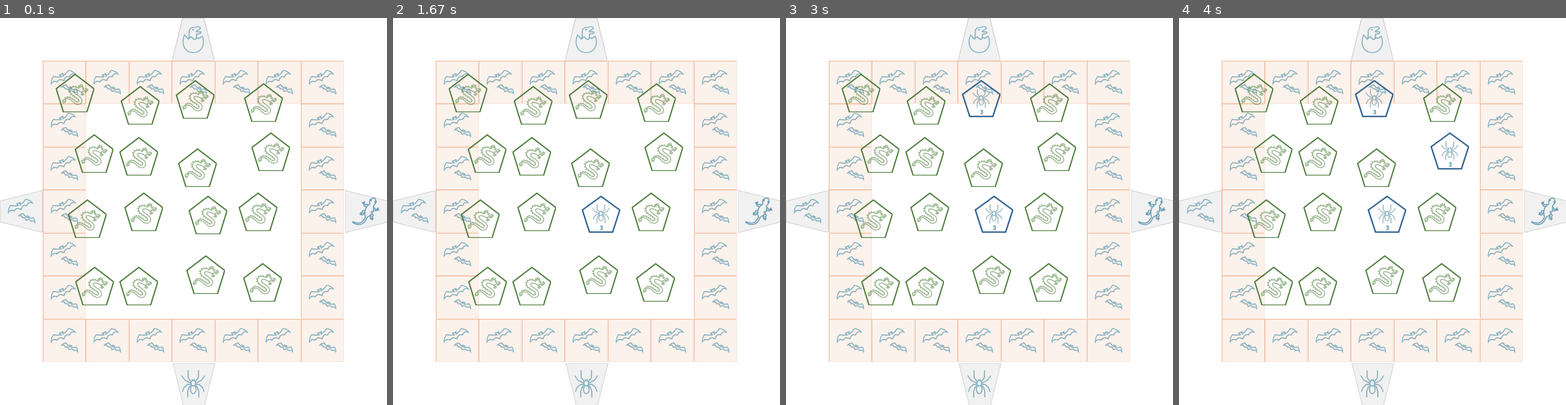
Above: before the commit, frames 1-4 (left to right).
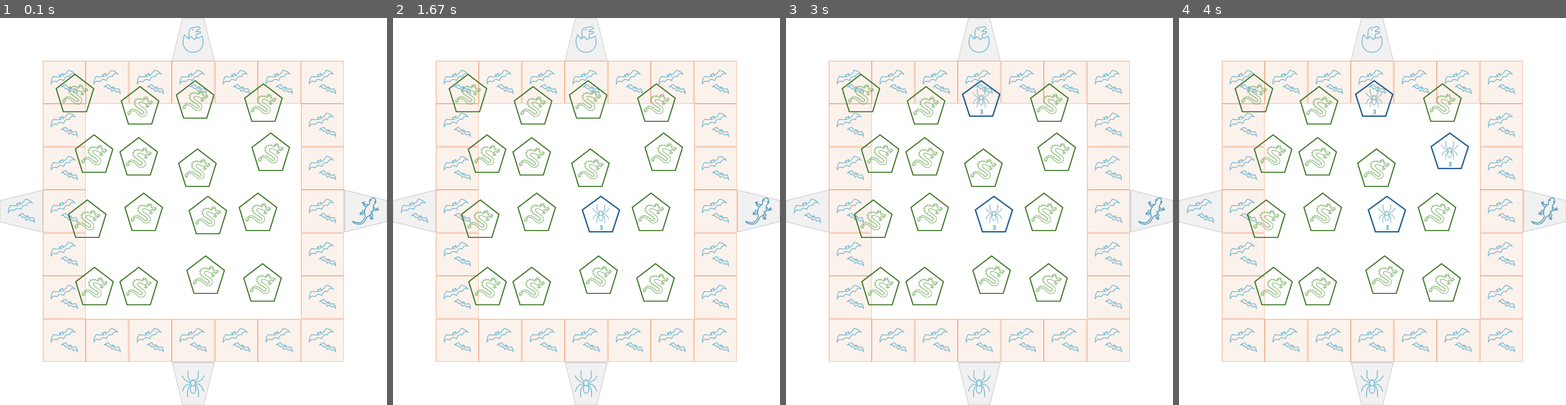
Above: after the commit, the same moments.

Repository: DesmondChongQiXiang/FIT3077
Game: pygame game, started from Sprint2_Game/main.py
Two runs of this game, one before a commit and one after it. Both use one fixed random seed, a clock stepped at 60 frames per second and the inputs below.
Inputs (mouse positions are in pixels of both pictures, inside the frame that each line leads up to):
- Up to frame 1 (0.1 s): no input
- Up to frame 2 (1.67 s): click (586, 211) at 0.38 s; click (590, 238) at 0.72 s; click (466, 153) at 1.05 s; click (729, 346) at 1.38 s
- Up to frame 3 (3 s): click (987, 79) at 1.72 s; click (960, 312) at 2.05 s; click (967, 145) at 2.38 s; click (925, 130) at 2.72 s
- Up to frame 4 (4 s): click (1473, 176) at 3.05 s; click (1492, 203) at 3.38 s; click (1453, 141) at 3.72 s

The runs differ from the first frame. In frame 1, 4.7% of the frame differs, in the area x 0-100%, y 0-100%; in frame 2, 4.7%; in frame 3, 4.6%; in frame 4, 4.6%.

Commit message:
increased image coordinate accuracy after rotation when drawing

Diff:
--- a/Sprint2_Game/screen/PygameScreenController.py
+++ b/Sprint2_Game/screen/PygameScreenController.py
@@ -45,9 +45,9 @@
         Author: Shen
         """
         image = pygame.image.load(f"{ROOT_PATH}/{image_path}")
+        image = pygame.transform.rotozoom(image, rotate, 1.0)
         if width is not None and height is not None:
             image = pygame.transform.smoothscale(image.convert_alpha(), (width, height))  # convert to 24/32 bit surface as required by pygame, and smoothly scale
-        image = pygame.transform.rotozoom(image, rotate, 1.0)
         self.__screen.blit(image, (x, y))
 
         return image
